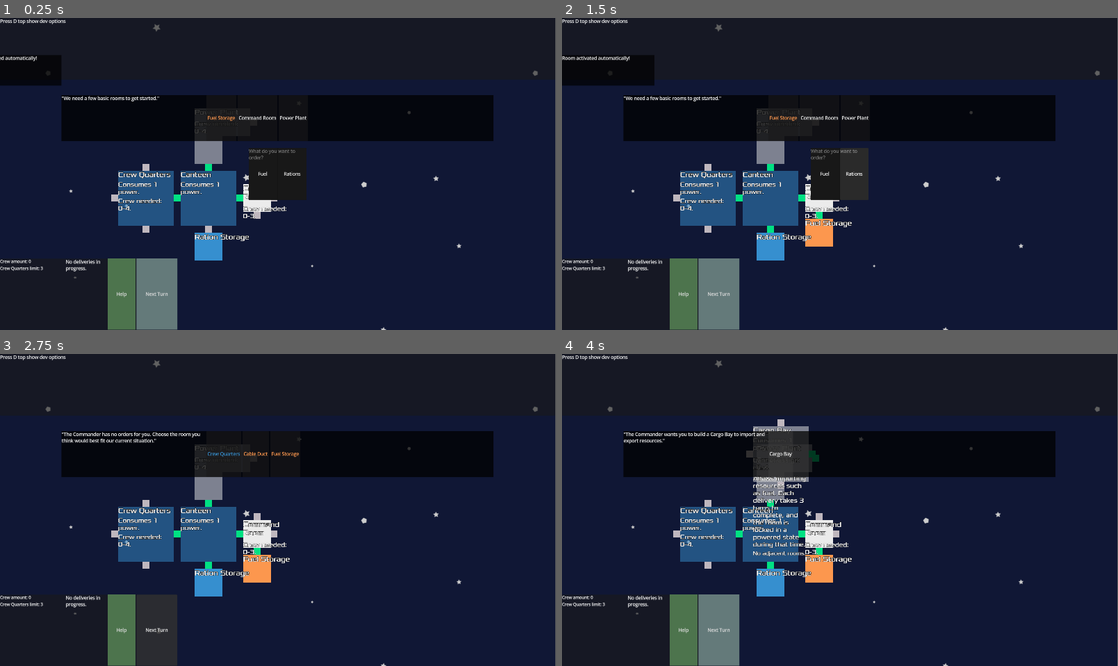
Above: before the commit, frames 1-4 (two rows, left to right).
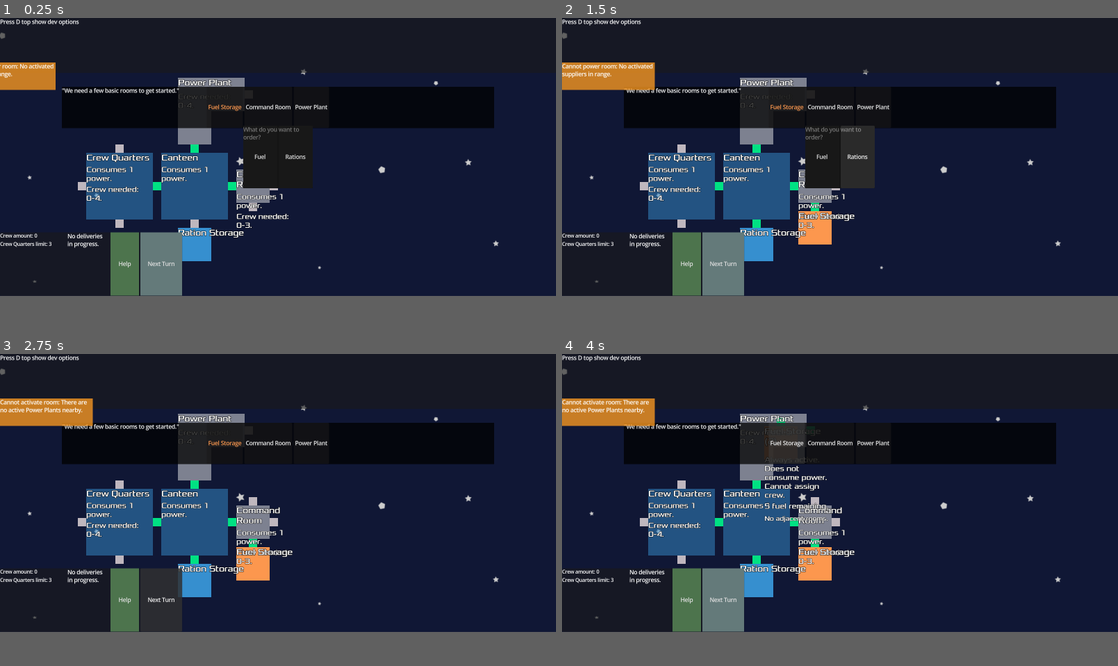
Above: after the commit, the same moments.

Repository: juhanikat/mothership
Game: Godot game, scene res://scenes/main.tscn
Two runs of this game, one before a commit and one after it. Both use one fixed random seed, a clock stepped at 60 frames per second and the inputs below. The engine's default icon, where the game draws it, is replaced by a stand-in: a white triangle on a blue panel in a dark square.
Inputs (mouse positions are in pixels of both pictures, inside the frame that each line leads up to):
- Up to frame 1 (0.25 s): no input
- Up to frame 2 (1.5 s): click "Fuel" at 0.5 s; click "Rations" at 1.25 s
- Up to frame 3 (2.75 s): click "Next Turn" at 2 s
- Up to frame 4 (4 s): click "Next Turn" at 2.75 s; click (778, 453) at 3.5 s, where only the run before the commit has a clickable "Cargo Bay"
In our replay, the window is 799x449 before the commit and 800x400 after it. These sizes can differ from the game's own. Grey fills any space a smaller window leaves; there, only what the larger window draws over its background counts as a difference.

The runs differ from the first frame. In frame 1, 17% of the frame differs, in the area x 0-97%, y 0-100%; in frame 2, 18%; in frame 3, 17%; in frame 4, 18%.
Error after the commit: Invalid access to property or key 'gameplay' on a base object of type 'Nil'. (res://gameplay_scripts/main.gd:206)

Commit message:
more improvements

Diff:
--- a/data_scripts/RoomData.gd
+++ b/data_scripts/RoomData.gd
@@ -85,9 +85,9 @@
 	"room_shape": RoomShape.SmallSquareShape,
 	"room_desc": "",
 	"room_category": RoomCategory.SPECIAL_ROOM,
-	"power_usage": 0,
+	"power_usage": 1,
 	"crew_needed": {"min": 0, "max": 3},
-	"always_activated": true,
+	"activate_when_connected": true,
 
 }
 
--- a/gameplay_scripts/hud/notice.gd
+++ b/gameplay_scripts/hud/notice.gd
@@ -26,6 +26,8 @@
 			stylebox.bg_color = Color(0.0, 0.0, 0.0, 0.686)
 		"warning":
 			stylebox.bg_color = Color(1.0, 0.608, 0.129, 0.769)
+		"error":
+			stylebox.bg_color = Color(1.0, 0.204, 0.129, 0.769)
 	panel_container.add_theme_stylebox_override("panel", stylebox)
 
 	show()
--- a/gameplay_scripts/main.gd
+++ b/gameplay_scripts/main.gd
@@ -38,6 +38,7 @@
 var crew_quarters_limit: int = 3
 var spawned_room_names = { } # used to give new rooms an ordering number (purely visual atm)
 var used_crew_names: Array[String] = [] # to make sure no crew member name is used twice, should improve this later
+var command_room : Room
 
 # maps a room/connector to the NavObstacle created by it, so we can remove the obstacle if the room/connector is removed for any reason
 var nav_obstacles = {}
@@ -110,6 +111,15 @@
 	if event.is_action_pressed("path_build_mode"):
 		GlobalInputFlags.path_build_mode = not GlobalInputFlags.path_build_mode
 
+	if Input.is_action_pressed("move_camera_left"):
+		camera.global_position.x -= 30
+	if Input.is_action_pressed("move_camera_right"):
+		camera.global_position.x += 30
+	if Input.is_action_pressed("move_camera_up"):
+		camera.global_position.y -= 30
+	if Input.is_action_pressed("move_camera_down"):
+		camera.global_position.y += 30
+
 	if event.is_action_pressed("drag_camera"):
 		camera_dragging = true
 	if event.is_action_released("drag_camera"):
@@ -193,6 +203,11 @@
 ## Returns true if the player has done all that is needed to do on the current turn
 ## (for example, the three starting rooms have to be placed on the first turn to continue).
 func check_turn_requirements() -> bool:
+	if not command_room.gameplay.activated:
+		var active_power_plants = get_tree().get_nodes_in_group(str(RoomType.POWER_PLANT)).filter(func(comm): return comm.gameplay.activated)
+		if len(active_power_plants) == 0 or not command_room.gameplay.find_power_supplier(true):
+			pass
+
 	if GlobalVariables.turn == 1:
 		var all_room_types = get_tree().get_nodes_in_group("Room").map(func(room: Room): return room.room_type)
 		for required_type in [RoomData.RoomType.COMMAND_ROOM, RoomData.RoomType.FUEL_STORAGE, RoomData.RoomType.POWER_PLANT]:
@@ -270,6 +285,10 @@
 	for gameplay: RoomGameplay in get_tree().get_nodes_in_group("RoomGameplay"):
 		gameplay.next_turn()
 
+	var active_command_rooms = get_tree().get_nodes_in_group(str(RoomType.COMMAND_ROOM)).filter(func(comm): return comm.gameplay.activated)
+	if len(active_command_rooms) == 0:
+		GlobalNotice.display("Game over! There are no active command rooms.", "error")
+
 	var active_data_analysis_rooms = get_tree().get_nodes_in_group(str(RoomType.DATA_ANALYSIS)) \
 	.filter(func(room: Room): return room.gameplay.activated)
 	var next_order = OrderFunctions.get_order_for_next_turn(len(active_data_analysis_rooms))
--- a/gameplay_scripts/room/RoomConnections.gd
+++ b/gameplay_scripts/room/RoomConnections.gd
@@ -6,26 +6,28 @@
 
 
 ## Returns true if <placed_room> can be placed adjacent to <connecting_room>, or false otherwise.
-static func check_placement_rules(placed_room: Room, connecting_room: Room) -> bool:
+static func check_placement_rules(room1: Room, room2: Room, display_warnings: bool = true) -> bool:
 	# these two exist to make checking easier when e.g. comparing only the categories with has()
-	var room_categories = [placed_room.room_category, connecting_room.room_category]
-	var _room_types = [placed_room.room_type, connecting_room.room_type]
+	var room_categories = [room1.room_category, room2.room_category]
+	var _room_types = [room1.room_type, room2.room_type]
+	var warning_text = ""
 
 	if room_categories.has(RoomCategory.LUXURY_ROOM) and room_categories.has(RoomCategory.MAINTENANCE_ROOM):
-		GlobalNotice.display("Room placement failed: Cannot place Luxury Room next to a Maintenance Room.", "warning")
+		warning_text += "Room placement failed: Cannot place Luxury Room next to a Maintenance Room.\n"
+
+	match room1.room_type:
+		RoomType.CANTEEN:
+			if room2.room_category != RoomCategory.CREW_ROOM:
+				## TODO: fix, this likely fails if ANY connecting room is not a Crew Room!
+				warning_text += "Room placement failed: Canteens must be adjacent to at least one Crew Room.\n"
+		RoomType.LAVATORY:
+			if room2.room_category != RoomCategory.CREW_ROOM:
+				warning_text += "Room placement failed: Lavatories must be adjacent to at least one Crew Room.\n"
+
+	if warning_text:
+		if display_warnings:
+			GlobalNotice.display(warning_text, "warning")
 		return false
-
-	if placed_room.room_type == RoomType.CANTEEN:
-		if connecting_room.room_category != RoomCategory.CREW_ROOM:
-			## TODO: fix, this likely fails if ANY connecting room is not a Crew Room!
-			GlobalNotice.display("Room placement failed: Canteens must be adjacent to at least one Crew Room.", "warning")
-			return false
-
-	if placed_room.room_type == RoomType.LAVATORY:
-		if connecting_room.room_category != RoomCategory.CREW_ROOM:
-			GlobalNotice.display("Room placement failed: Lavatories must be adjacent to at least one Crew Room.", "warning")
-			return false
-
 	return true
 
 
--- a/gameplay_scripts/room/RoomGameplay.gd
+++ b/gameplay_scripts/room/RoomGameplay.gd
@@ -5,6 +5,7 @@
 var parent_room_type: RoomData.RoomType
 
 var activated: bool = false
+var activate_when_connected: bool = false # can be deactivated, but is automatically activated when connected (if possible)
 var always_activated: bool = false # Room is activated automatically once connected, and cannot be deactivated
 var always_deactivated: bool = false
 var cannot_be_deactivated: bool = false # used by e.g. Cargo Bay and Crew Quarters
@@ -67,6 +68,7 @@
 	crew_needed = _data["crew_needed"]
 
 	always_activated = _data.get("always_activated", false)
+	activate_when_connected = _data.get("activate_when_connected", false)
 	always_deactivated = _data.get("always_deactivated", false)
 	cannot_be_deactivated = _data.get("cannot_be_deactivated", false)
 	accessible_by_crew = _data.get("accessible_by_crew", true)
@@ -108,7 +110,7 @@
 	activated = true
 	parent_room.texture_polygon.color.a += 0.5
 	if power_usage != 0:
-		var sufficient_power_supplier = _find_power_supplier()
+		var sufficient_power_supplier = find_power_supplier()
 		sufficient_power_supplier.gameplay.power_supply.capacity -= power_usage
 		sufficient_power_supplier.gameplay.supplies_to.append(parent_room)
 		sufficient_power_supplier.room_info.update_power_supply_label(sufficient_power_supplier.gameplay.power_supply)
@@ -273,7 +275,7 @@
 	# power plant check
 	var sufficient_power_supplier
 	if power_usage != 0:
-		sufficient_power_supplier = _find_power_supplier()
+		sufficient_power_supplier = find_power_supplier()
 		if not sufficient_power_supplier:
 			GlobalNotice.display("Cannot activate room: There are no active Power Plants nearby.", "warning")
 			return false
@@ -350,12 +352,13 @@
 	return true
 
 
-## Returns the nearest ACTIVATED power supplier with sufficient capacity and range if one was found,
-## and null otherwise.
-func _find_power_supplier():
+## Returns the nearest power supplier with sufficient capacity and range if one was found,
+## and null otherwise. If include_deactivated is true, include all power plants in the search.
+func find_power_supplier(include_deactivated: bool = false):
 	var not_in_range = true
 	var power_suppliers = get_tree().get_nodes_in_group(str(RoomType.POWER_PLANT))
-	power_suppliers = power_suppliers.filter(func(supplier): return supplier.gameplay.activated)
+	if not include_deactivated:
+		power_suppliers = power_suppliers.filter(func(supplier): return supplier.gameplay.activated)
 	for power_supplier: Room in power_suppliers:
 		var power_supplier_reach = RoomConnections.get_all_rooms(power_supplier, power_supplier.gameplay.power_supply.range)
 		if parent_room in power_supplier_reach:
@@ -388,13 +391,15 @@
 
 
 ## Things that need to be done as soon as the room is connected are here.
-func _on_room_connected(connector1: Connector, connector2: Connector) -> void:
-	if connector1.get_parent_room() == parent_room or connector2.get_parent_room() == parent_room:
-		if always_activated and not activated:
-			var can_be_activated = activate_room()
-			if not can_be_activated:
+func _on_room_connected(connector1: Connector, _connector2: Connector) -> void:
+	if connector1.get_parent_room() == parent_room:
+		if always_activated or activate_when_connected:
+			var was_activated = activate_room()
+			if was_activated:
+				GlobalNotice.display("Room activated automatically!")
+			elif always_activated:
 				push_error("Room with always_activated set to true did not have enough power to activate, it should not be able to be placed!!!! fix!!!")
-			GlobalNotice.display("Room activated automatically!")
+
 
 
 func _on_cargo_bay_order_made(delivery: Dictionary) -> void:
--- a/gameplay_scripts/room/room.gd
+++ b/gameplay_scripts/room/room.gd
@@ -259,6 +259,7 @@
 ## If the room can be placed, the "room_connected" signal is emitted and the list of own connectors
 ## is looped through so that ALL newly adjacent rooms can get connected properly.
 func try_to_connect_rooms(connector_pair, no_animation: bool = false) -> bool:
+	print("here")
 	var rules_passed = RoomConnections.check_placement_rules(self, connector_pair[1].get_parent_room())
 	if not rules_passed:
 		return false
@@ -441,17 +442,25 @@
 
 func _on_check_connection_timer_timeout() -> void:
 	var new_conn_pair = get_connection_candidates()
+
 	if new_conn_pair:
 		if closest_conns_pair:
-			closest_conns_pair[0].texture_polygon.color = Color(0.749, 0.718, 0.745)
+			closest_conns_pair[0].texture_polygon.color = closest_conns_pair[0].connector_color
 			if closest_conns_pair[1]: # check because the connector might have been deleted
-				closest_conns_pair[1].texture_polygon.color = Color(0.749, 0.718, 0.745)
+				closest_conns_pair[1].texture_polygon.color = closest_conns_pair[1].connector_color
 		closest_conns_pair = new_conn_pair
-		closest_conns_pair[0].texture_polygon.color = Color(0.0, 0.886, 0.516)
-		closest_conns_pair[1].texture_polygon.color = Color(0.0, 0.886, 0.516)
+		if not RoomConnections.check_placement_rules(
+			new_conn_pair[0].get_parent_room(),
+		 	new_conn_pair[1].get_parent_room(),
+			false):
+			closest_conns_pair[0].texture_polygon.color = Color(0.945, 0.376, 0.267, 1.0)
+			closest_conns_pair[1].texture_polygon.color = Color(0.945, 0.376, 0.267, 1.0)
+		else:
+			closest_conns_pair[0].texture_polygon.color = Color(0.0, 0.886, 0.516)
+			closest_conns_pair[1].texture_polygon.color = Color(0.0, 0.886, 0.516)
 	elif closest_conns_pair:
-		closest_conns_pair[0].texture_polygon.color = Color(0.749, 0.718, 0.745)
-		closest_conns_pair[1].texture_polygon.color = Color(0.749, 0.718, 0.745)
+		closest_conns_pair[0].texture_polygon.color = closest_conns_pair[0].connector_color
+		closest_conns_pair[1].texture_polygon.color = closest_conns_pair[1].connector_color
 		closest_conns_pair = []
 	if locked:
 		check_connection_timer.stop()
--- a/project.godot
+++ b/project.godot
@@ -33,8 +33,8 @@
 
 [display]
 
-window/size/viewport_width=1920
-window/size/viewport_height=1080
+window/size/viewport_width=1600
+window/size/viewport_height=800
 
 [global_group]
 
@@ -116,6 +116,26 @@
 "events": [Object(InputEventMouseButton,"resource_local_to_scene":false,"resource_name":"","device":-1,"window_id":0,"a …(253 unchanged characters)…
 ]
 }
+move_camera_left={
+"deadzone": 0.2,
+"events": [Object(InputEventKey,"resource_local_to_scene":false,"resource_name":"","device":-1,"window_id":0,"alt_pressed":false,"shift_pressed":false,"ctrl_pressed":false,"meta_pressed":false,"pressed":false,"keycode":0,"physical_keycode":4194319,"key_label":0,"unicode":0,"location":0,"echo":false,"script":null)
+]
+}
+move_camera_right={
+"deadzone": 0.2,
+"events": [Object(InputEventKey,"resource_local_to_scene":false,"resource_name":"","device":-1,"window_id":0,"alt_pressed":false,"shift_pressed":false,"ctrl_pressed":false,"meta_pressed":false,"pressed":false,"keycode":0,"physical_keycode":4194321,"key_label":0,"unicode":0,"location":0,"echo":false,"script":null)
+]
+}
+move_camera_up={
+"deadzone": 0.2,
+"events": [Object(InputEventKey,"resource_local_to_scene":false,"resource_name":"","device":-1,"window_id":0,"alt_pressed":false,"shift_pressed":false,"ctrl_pressed":false,"meta_pressed":false,"pressed":false,"keycode":0,"physical_keycode":4194320,"key_label":0,"unicode":0,"location":0,"echo":false,"script":null)
+]
+}
+move_camera_down={
+"deadzone": 0.2,
+"events": [Object(InputEventKey,"resource_local_to_scene":false,"resource_name":"","device":-1,"window_id":0,"alt_pressed":false,"shift_pressed":false,"ctrl_pressed":false,"meta_pressed":false,"pressed":false,"keycode":0,"physical_keycode":4194322,"key_label":0,"unicode":0,"location":0,"echo":false,"script":null)
+]
+}
 
 [layer_names]
 
